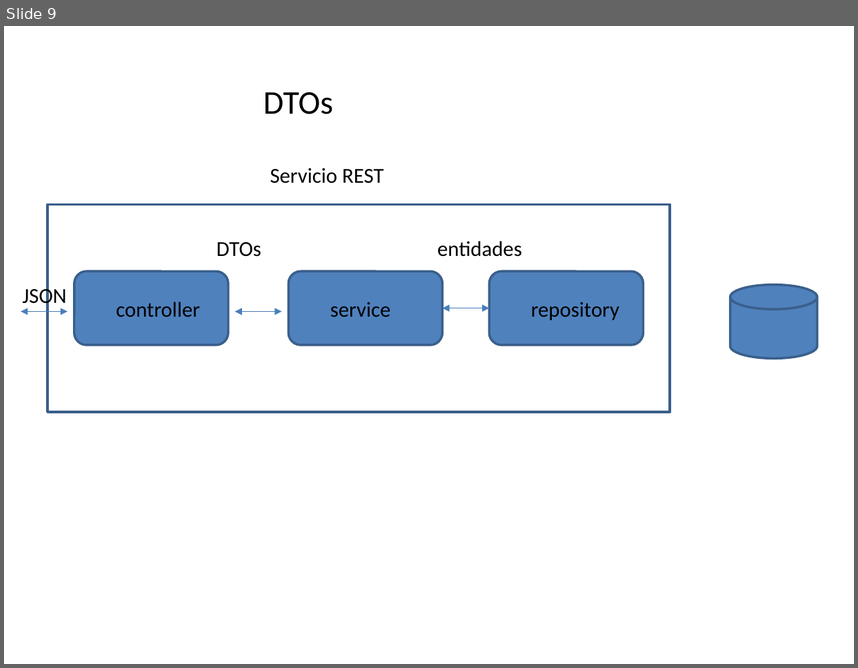
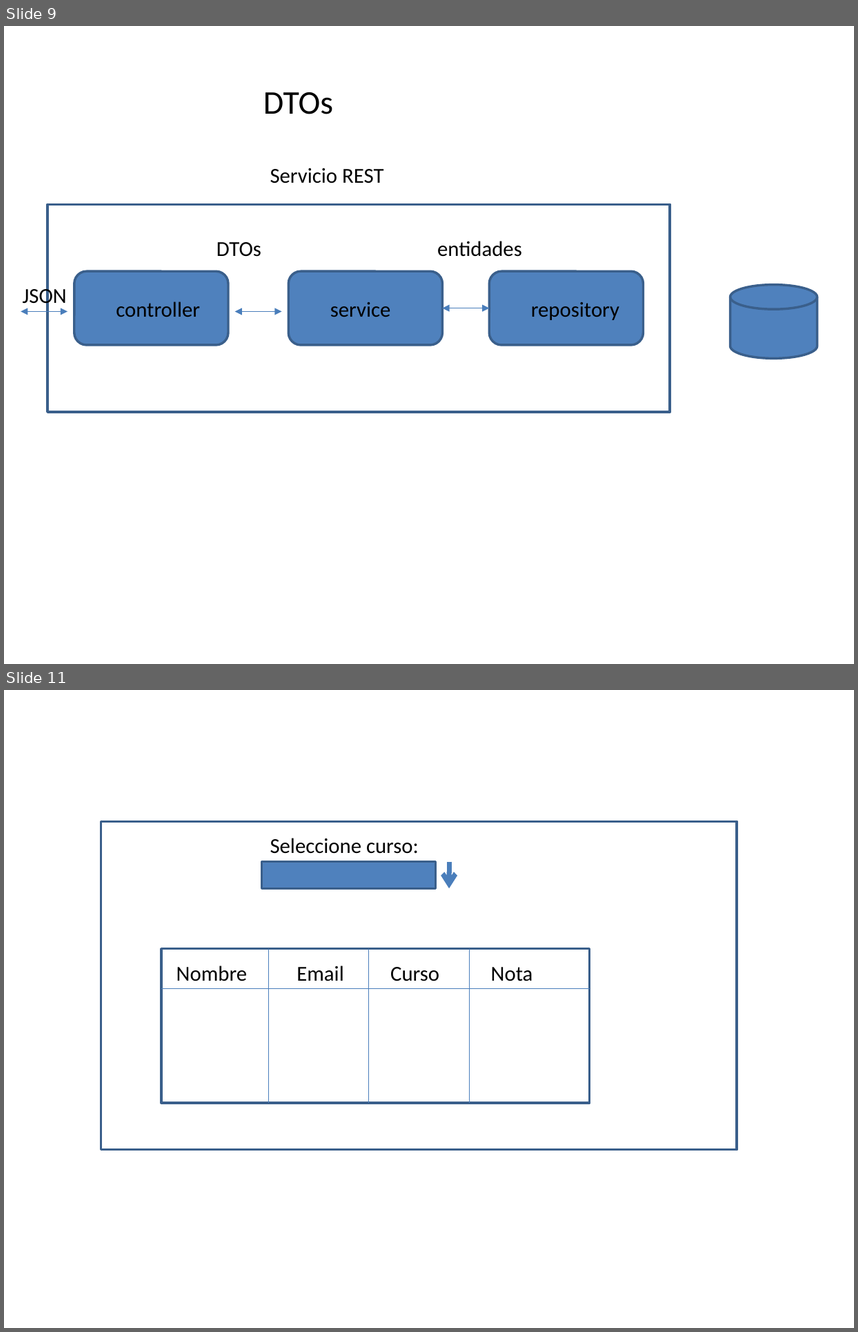
Before and after one commit to fran-eliot/nestjs2025, a slide deck: pizarra.pptx. Shown one above the other, each under a label of ours: slide 9 before the commit, slides 9 and 11 after it; the slides between them are not shown. The pictures are 858x668 and 858x1332 pixels, drawn with LibreOffice and Linux fonts; fonts in the diff are those of the drawing. Boxes give left, top, right and bottom in pixels: in the first picture for what was removed or moved away, otherwise in the second. Text is boxed around its words. In the diff, an @@ line names an element or a change of style, - is before the commit and + after.

```diff
--- a/pizarra.pptx
+++ b/pizarra.pptx
@@ slide 11 added at (4, 690, 854, 1328), background #FFFFFF @@
@@ rectangle added at (101, 822, 737, 1150), outline #3A5F8C 2 pt @@
@@ text added at (270, 838, 419, 854), 18 pt, text #000000 @@
+Seleccione curso:
@@ rectangle added at (261, 862, 436, 888), fill #4F81BD, outline #3A5F8C 2 pt @@
@@ arrow added from (450, 862) to (450, 888), #4B7EBC 4 pt @@
@@ rectangle added at (161, 949, 590, 1103), outline #3A5F8C 2 pt @@
@@ line added from (268, 949) to (268, 1103), #4B7EBC 0.75 pt @@
@@ line added from (369, 949) to (369, 1103), #4B7EBC 0.75 pt @@
@@ line added from (469, 949) to (469, 1103), #4B7EBC 0.75 pt @@
@@ text added at (176, 965, 247, 981), 18 pt, text #000000 @@
+Nombre
@@ text added at (297, 965, 343, 981), 18 pt, text #000000 @@
+Email
@@ text added at (390, 967, 439, 981), 18 pt, text #000000 @@
+Curso
@@ text added at (491, 967, 533, 981), 18 pt, text #000000 @@
+Nota
@@ line added from (161, 988) to (590, 988), #4B7EBC 0.75 pt @@
```
Also in this commit, not shown: 2 other slides added, 28 other files.
